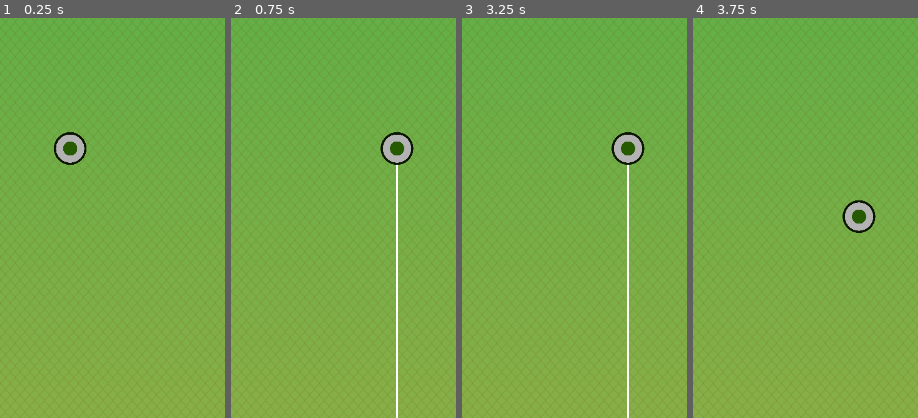
Above: before the commit, frames 1-4 (left to right).
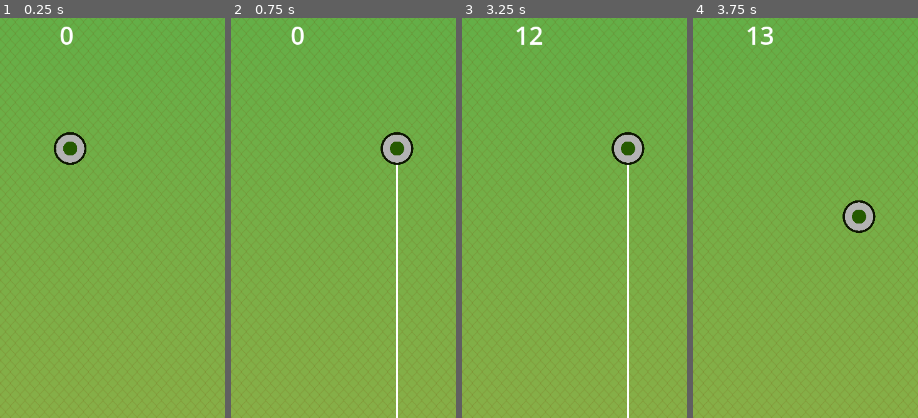
Above: after the commit, the same moments.

Repository: khalil212002/SushiGame-WatermelonGame-
Game: Godot game, scene res://main_scene.tscn
Same seed, same stepped clock (60 frames per second), same inputs: the game is played once before the commit and once after it.
Inputs (mouse positions are % of the whole screen's width and height, from its top left):
- Up to frame 1 (0.25 s): no input
- Up to frame 2 (0.75 s): tap Enter at 0.5 s; move the mouse to (72, 45) at 0.52 s; click (72, 45) at 0.67 s
- Up to frame 3 (3.25 s): drag from (30, 55) to (72, 30) at 1.27 s; move the mouse to (60, 28) at 2.02 s; click (60, 28) at 2.17 s; drag from (45, 70) to (72, 95) at 2.77 s
- Up to frame 4 (3.75 s): move the mouse to (80, 65) at 3.52 s; click (80, 65) at 3.67 s
The pictures show only the part of the screen within x 35-85%, y 4-54%; the shares and areas given below are measured in that part.

The runs differ from the first frame. In frame 1, 0.2% of the frame differs, in the area x 26-33%, y 2-7%; in frame 2, 0.2%; in frame 3, 0.2%; in frame 4, 0.2%, in the area x 24-36%, y 2-7%.

Commit message:
Added Score

Diff:
--- a/ball.tscn
+++ b/ball.tscn
@@ -24,6 +24,7 @@
 texture = ExtResource("1_y2uea")
 
 [node name="Area2D" type="Area2D" parent="."]
+visible = false
 
 [node name="CollisionShape2D" type="CollisionShape2D" parent="Area2D"]
 shape = SubResource("CircleShape2D_8ivap")
--- a/ballScript.gd
+++ b/ballScript.gd
@@ -20,6 +20,8 @@
 	pass
 
 func _grow():
+	Globals._update_score((level + 1) * 10)
+
 	if(level < numberOfImages - 1):
 		level += 1
 		get_node("CollisionShape2D/Sprite2D").texture = load(imageName + str(level) + imageFormat)
--- a/cursorScript.gd
+++ b/cursorScript.gd
@@ -48,6 +48,7 @@
 	ball.get_parent().remove_child(ball)
 	ball.global_position = globalPos
 	get_owner().add_child(ball)
+	Globals._update_score(ball.level + 1)
 	ball.freeze = false
 	hasBallChild = false
 	addChildTimer.start()
--- a/globals.gd
+++ b/globals.gd
@@ -1,3 +1,9 @@
 extends Node
 
 var maxLevel = 0
+var score = 0
+var labelNode:Label
+
+func _update_score(pointsToAdd):
+	score += pointsToAdd
+	labelNode.text = str(score)
--- /dev/null
+++ b/mainSceneScript.gd
@@ -0,0 +1,11 @@
+extends Node2D
+
+
+# Called when the node enters the scene tree for the first time.
+func _ready():
+	Globals.labelNode = get_node("Label")
+
+
+# Called every frame. 'delta' is the elapsed time since the previous frame.
+func _process(delta):
+	pass
--- a/main_scene.tscn
+++ b/main_scene.tscn
@@ -1,10 +1,15 @@
-[gd_scene load_steps=4 format=3 uid="uid://duth8emiaue0q"]
+[gd_scene load_steps=6 format=3 uid="uid://duth8emiaue0q"]
 
+[ext_resource type="Script" path="res://mainSceneScript.gd" id="1_jxj3l"]
 [ext_resource type="Texture2D" uid="uid://cqdomjpb8k408" path="res://background.png" id="1_y5nhy"]
 [ext_resource type="Script" path="res://cursorScript.gd" id="2_2glq3"]
 [ext_resource type="PackedScene" uid="uid://co5lngcdyl3kj" path="res://ball.tscn" id="2_u2eu2"]
 
+[sub_resource type="LabelSettings" id="LabelSettings_03586"]
+font_size = 40
+
 [node name="MainScene" type="Node2D"]
+script = ExtResource("1_jxj3l")
 
 [node name="World" type="Sprite2D" parent="."]
 position = Vector2(360, 640)
@@ -31,3 +36,11 @@
 
 [node name="RigidBody2D" parent="Cursor" instance=ExtResource("2_u2eu2")]
 freeze = true
+
+[node name="Label" type="Label" parent="."]
+offset_right = 720.0
+offset_bottom = 157.0
+text = "0"
+label_settings = SubResource("LabelSettings_03586")
+horizontal_alignment = 1
+vertical_alignment = 1
